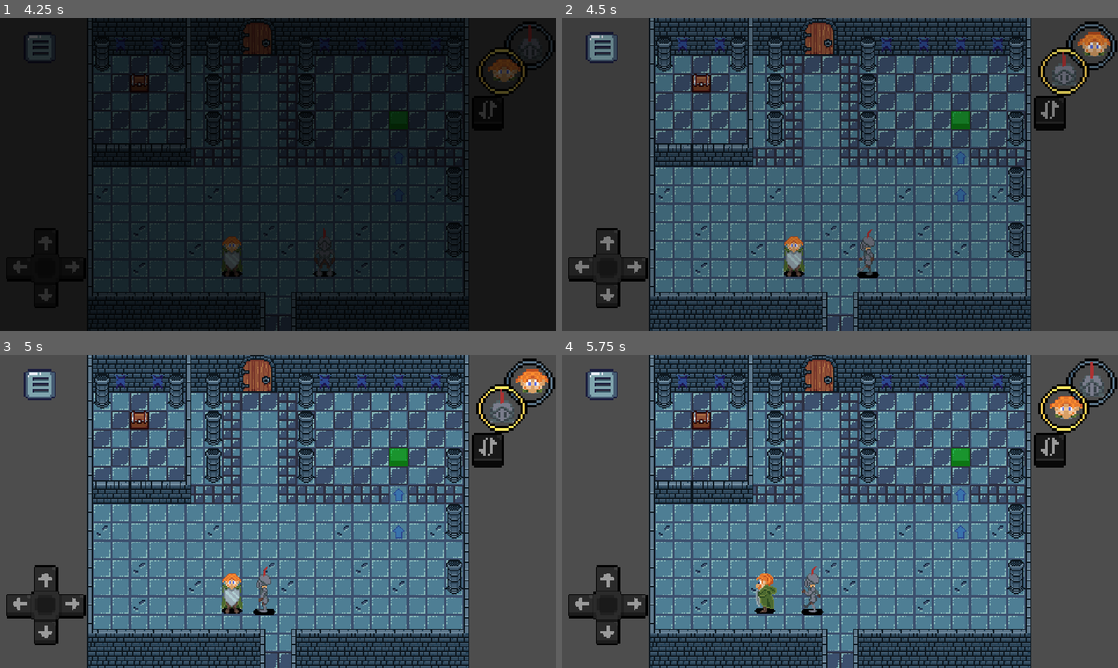
Above: before the commit, frames 1-4 (two rows, left to right).
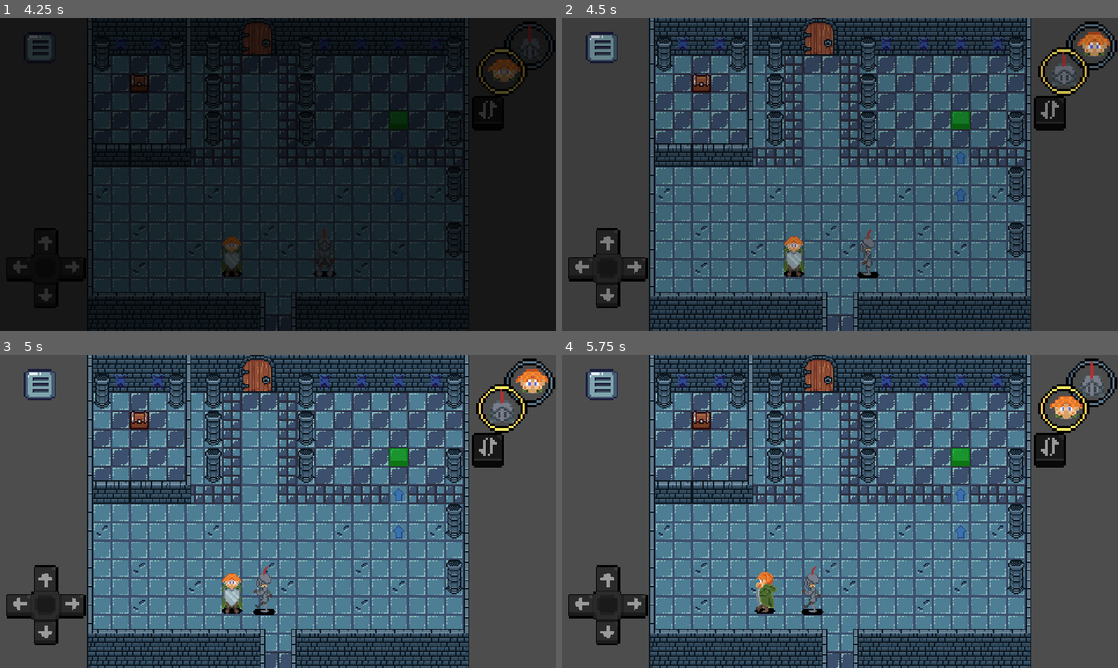
Above: after the commit, the same moments.

Repository: gumaciel/awesome-game-jam-01
Game: Godot game, scene res://scenes/main/main.tscn
Same seed, same stepped clock (60 frames per second), same inputs: the game is played once before the commit and once after it. The engine's default icon, where the game draws it, is replaced by a stand-in: a white triangle on a blue panel in a dark square.
Inputs (mouse positions are in pixels of both pictures, inside the frame that each line leads up to):
- Up to frame 1 (4.25 s): move the mouse to (400, 158) at 0.52 s; hold D (move_right) 0.53-1.28 s; hold J (alternate) 0.53-1.28 s; click (400, 158) at 0.67 s; move the mouse to (166, 190) at 1.27 s; hold S (move_down) 1.28-2 s; tap J (alternate) at 1.35, 3.6 s; click "Continue" at 2 s; move the mouse to (333, 105) at 2.77 s; hold D (move_right) 2.78-3.53 s; hold J (alternate) 2.78-3.53 s; move the mouse to (250, 237) at 3.52 s; hold W (move_up) from 3.53 s (still down); click (250, 237) at 3.67 s
- Up to frame 2 (4.5 s): move the mouse to (1006, 221) at 4.27 s; release W (move_up) at 4.28 s; hold A (move_left) from 4.28 s (still down); hold J (alternate) from 4.28 s (still down)
- Up to frame 3 (5 s): keep holding A (move_left); keep holding J (alternate)
- Up to frame 4 (5.75 s): keep holding A (move_left); move the mouse to (673, 464) at 5.02 s; release J (alternate) at 5.03 s; tap J (alternate) at 5.1 s

Frame 1 is identical in both runs. In frame 2, 0.1% of the frame differs, in the area x 53-57%, y 67-83%; in frame 3, 0.2%; in frame 4, 0.2%, in the area x 34-39%, y 69-83%.

Commit message:
Animação corrigida
pela terceira vez

Diff:
--- a/characters/Player_2/player_2.tscn
+++ b/characters/Player_2/player_2.tscn
@@ -12,6 +12,7 @@
 speed_time = 0.2
 
 [node name="Texture" parent="." index="0"]
+visible = true
 position = Vector2(0, -11)
 scale = Vector2(1, 1)
 texture = ExtResource("2_myep5")
--- a/characters/player_base.tscn
+++ b/characters/player_base.tscn
@@ -125,7 +125,7 @@
 
 [sub_resource type="Animation" id="Animation_bgel3"]
 resource_name = "down"
-length = 0.4
+length = 0.8
 loop_mode = 1
 tracks/0/type = "value"
 tracks/0/imported = false
@@ -134,7 +134,7 @@
 tracks/0/interp = 1
 tracks/0/loop_wrap = true
 tracks/0/keys = {
-"times": PackedFloat32Array(0, 0.1, 0.2, 0.3),
+"times": PackedFloat32Array(0, 0.2, 0.4, 0.6),
 "transitions": PackedFloat32Array(1, 1, 1, 1),
 "update": 1,
 "values": [0, 1, 2, 3]
@@ -142,7 +142,7 @@
 
 [sub_resource type="Animation" id="Animation_akc7u"]
 resource_name = "left"
-length = 0.4
+length = 0.8
 loop_mode = 1
 tracks/0/type = "value"
 tracks/0/imported = false
@@ -151,7 +151,7 @@
 tracks/0/interp = 1
 tracks/0/loop_wrap = true
 tracks/0/keys = {
-"times": PackedFloat32Array(0, 0.1, 0.2, 0.3),
+"times": PackedFloat32Array(0, 0.2, 0.4, 0.6),
 "transitions": PackedFloat32Array(1, 1, 1, 1),
 "update": 1,
 "values": [4, 5, 6, 7]
